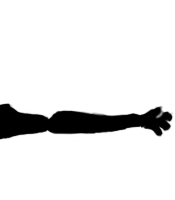
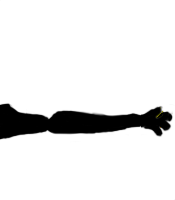
Revision of a layered w=175, h=200 image; what changed, layer by layer:
renamed "Calque 7" to "Calque 8", painted on it over [left=155, top=107, right=166, bottom=128]
